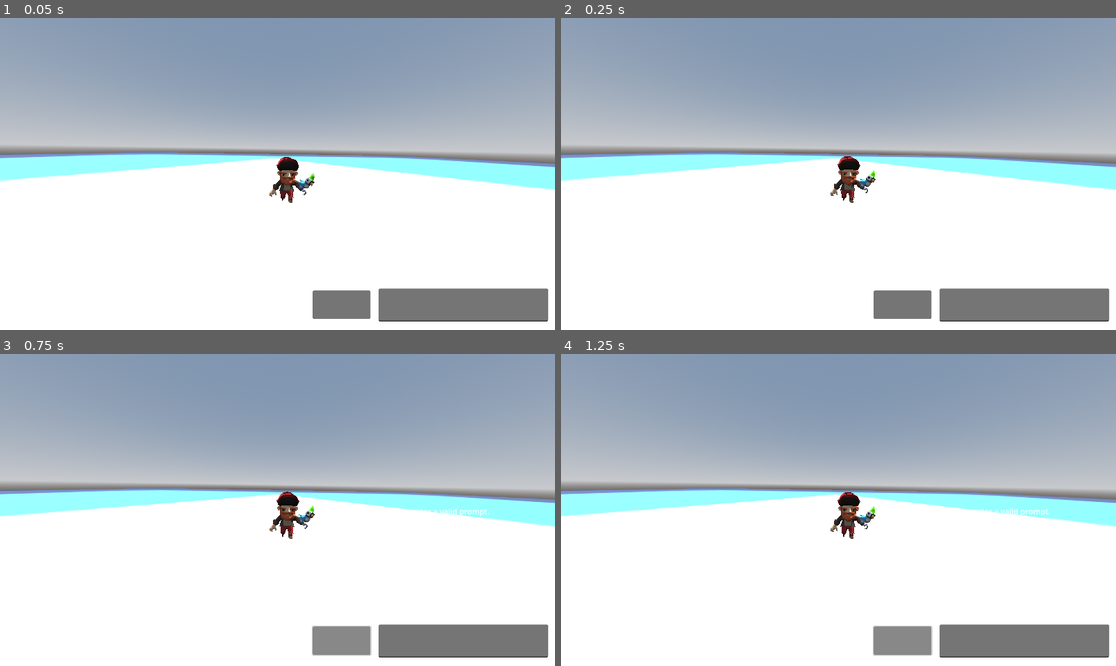
Above: before the commit, frames 1-4 (two rows, left to right).
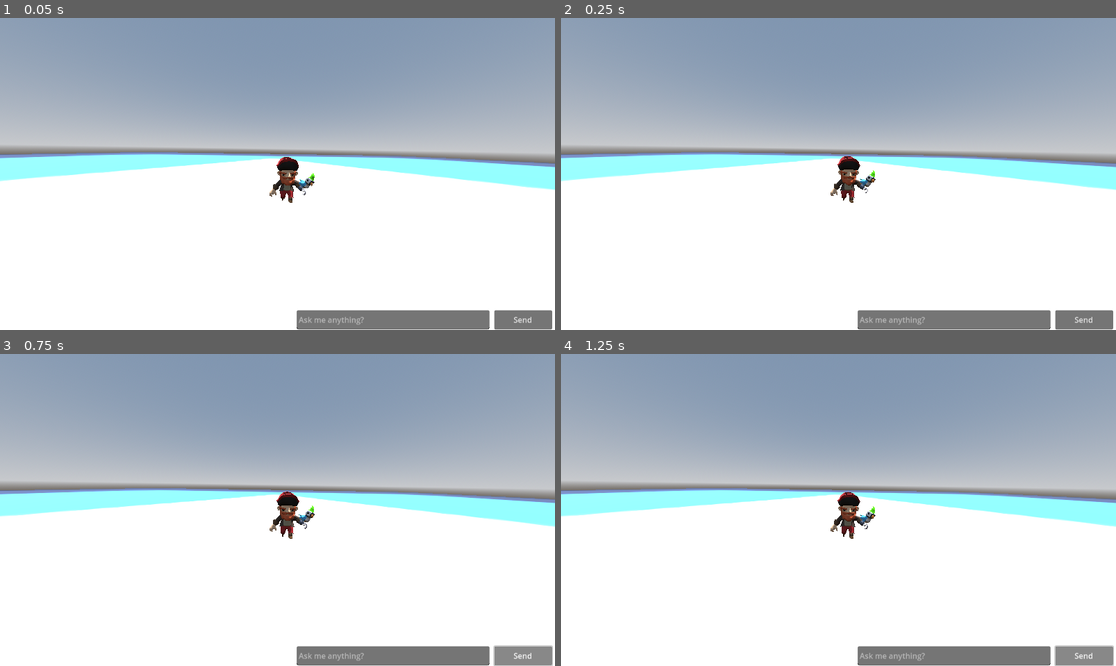
Above: after the commit, the same moments.

Repository: Play2HelpWorld-com/Play2World3D
Game: Godot game, scene res://Scenes/Levels/world_1.tscn
Same seed, same stepped clock (60 frames per second), same inputs: the game is played once before the commit and once after it. The engine's default icon, where the game draws it, is replaced by a stand-in: a white triangle on a blue panel in a dark square.
Inputs (mouse positions are in pixels of both pictures, inside the frame that each line leads up to; where the layout moved, square brackets give the same spot in the first picture):
- Up to frame 1 (0.05 s): no input
- Up to frame 2 (0.25 s): no input
- Up to frame 3 (0.75 s): click (521, 656) [344, 641] at 0.5 s
- Up to frame 4 (1.25 s): no input

The runs differ from the first frame. In frame 1, 4.5% of the frame differs, in the area x 53-100%, y 49-100%; in frame 2, 4.5%; in frame 3, 4.7%; in frame 4, 4.7%.

Commit message:
rename the file names

Diff:
--- a/Scenes/Ai/control.tscn
+++ b/Scenes/Ai/chat_ai.tscn
@@ -8,25 +8,28 @@
 
 [node name="RichTextLabel" type="RichTextLabel" parent="."]
 layout_mode = 0
-offset_left = 783.0
-offset_top = 308.0
-offset_right = 1126.0
-offset_bottom = 527.0
-text = "Hello?"
+offset_left = 610.0
+offset_top = 340.0
+offset_right = 1125.0
+offset_bottom = 590.0
+text = "Hi there!"
 fit_content = true
+scroll_following = true
 
 [node name="LineEdit" type="LineEdit" parent="."]
 layout_mode = 0
-offset_left = 770.0
-offset_top = 555.0
-offset_right = 1122.0
-offset_bottom = 624.0
+offset_left = 600.0
+offset_top = 600.0
+offset_right = 1000.0
+offset_bottom = 640.0
+placeholder_text = "Ask me anything?"
 
 [node name="Button" type="Button" parent="."]
 layout_mode = 0
-offset_left = 633.0
-offset_top = 559.0
-offset_right = 753.0
-offset_bottom = 618.0
+offset_left = 1010.0
+offset_top = 600.0
+offset_right = 1130.0
+offset_bottom = 640.0
+text = "Send"
 
 [node name="HTTPRequest" type="HTTPRequest" parent="."]
--- a/Scenes/Levels/world_1.tscn
+++ b/Scenes/Levels/world_1.tscn
@@ -3,8 +3,8 @@
 [ext_resource type="PackedScene" uid="uid://5vp5pgxuneab" path="res://Scenes/Entities/Players/captain.tscn" id="1_bgyfo"]
 [ext_resource type="Script" path="res://Scripts/ui_scripts/camera_controller.gd" id="2_pf6np"]
 [ext_resource type="Texture2D" uid="uid://cufo3ne0m5j6e" path="res://icon.svg" id="2_rqtui"]
-[ext_resource type="PackedScene" uid="uid://ljv2pphpa4w1" path="res://Scenes/Ai/control.tscn" id="4_kmb2q"]
-[ext_resource type="Script" path="res://Scripts/ai/chat_ui.gd" id="5_gbv0h"]
+[ext_resource type="PackedScene" uid="uid://ljv2pphpa4w1" path="res://Scenes/Ai/chat_ai.tscn" id="4_kmb2q"]
+[ext_resource type="Script" path="res://Scripts/ai/chat_ai.gd" id="5_gbv0h"]
 
 [sub_resource type="ProceduralSkyMaterial" id="ProceduralSkyMaterial_x6jtg"]
 sky_horizon_color = Color(0.64625, 0.65575, 0.67075, 1)
@@ -53,7 +53,7 @@
 transform = Transform3D(0.999776, -0.012282, -0.0172079, 0.0154157, 0.980521, 0.19581, 0.0144677, -0.196032, 0.980491, -0.420166, 1.89745, 4.33113)
 fov = 101.78
 
-[node name="Control" parent="." instance=ExtResource("4_kmb2q")]
+[node name="chat_ai" parent="." instance=ExtResource("4_kmb2q")]
 offset_left = 16.0
 offset_top = 7.0
 offset_right = 1142.0
Renamed: Scripts/ai/chat_ui.gd -> Scripts/ai/chat_ai.gd
